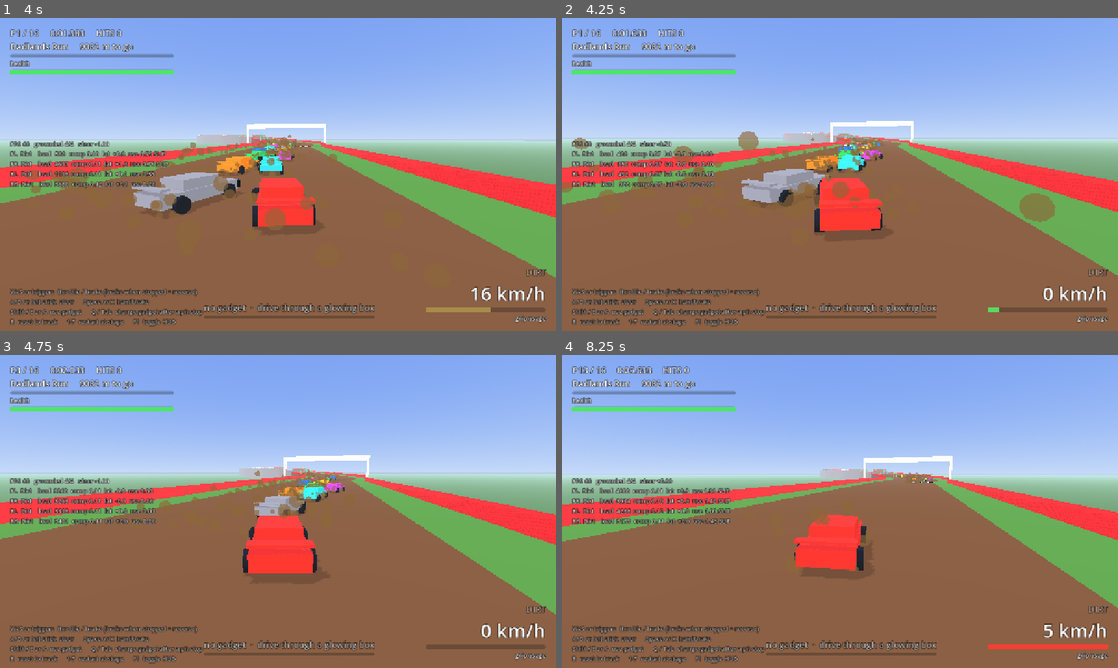
Above: before the commit, frames 1-4 (two rows, left to right).
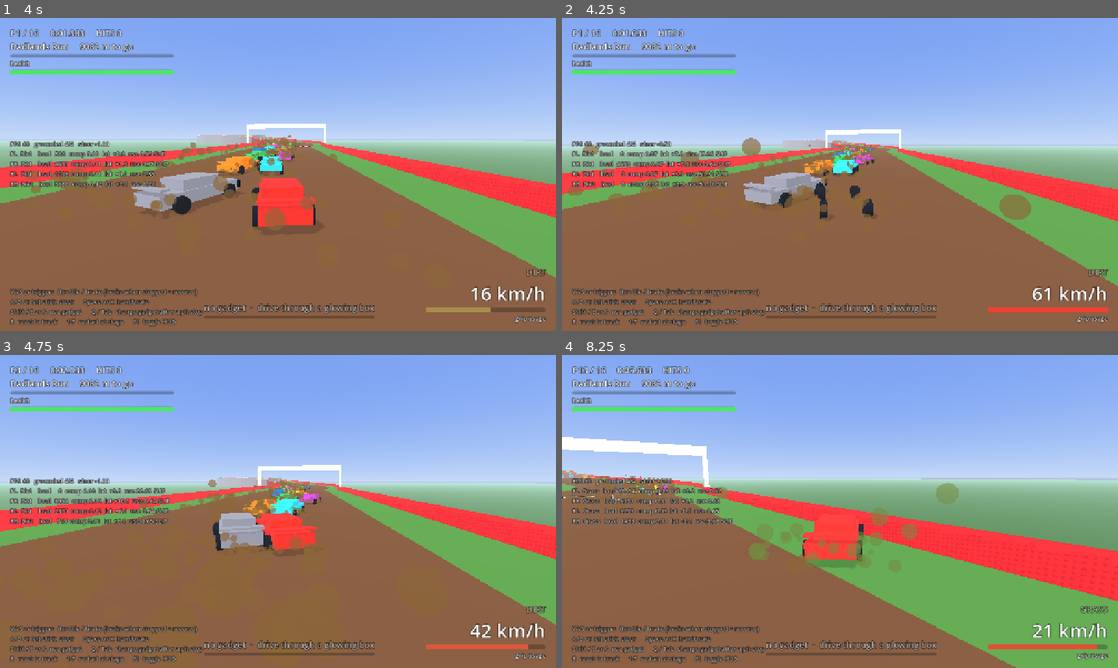
Above: after the commit, the same moments.

Repository: dylantoporek/the-crucible-race
Game: Godot game, scene res://scenes/main.tscn
Two runs of this game, one before a commit and one after it. Both use one fixed random seed, a clock stepped at 60 frames per second and the inputs below.
Inputs:
- Up to frame 1 (4 s): hold D (steer_right) 0.53-1.28 s; hold Tab (gadget_next) 0.53-1.28 s; hold S (brake) 1.28-2.03 s; tap Q (gadget_prev) at 1.35 s; hold D (steer_right) 2.03-2.78 s; hold Shift (use_gadget) 2.03-2.78 s; hold W (accelerate) 2.78-3.53 s; tap Tab (gadget_next) at 2.85 s; hold A (steer_left) from 3.53 s (still down); hold Q (gadget_prev) from 3.53 s (still down)
- Up to frame 2 (4.25 s): keep holding A (steer_left); keep holding Q (gadget_prev); tap R (reset) at 4.15 s
- Up to frame 3 (4.75 s): keep holding A (steer_left); release Q (gadget_prev) at 4.28 s; tap Shift (use_gadget) at 4.35 s
- Up to frame 4 (8.25 s): release A (steer_left) at 5.03 s; hold S (brake) 5.03-5.78 s; hold Tab (gadget_next) 5.03-5.78 s; hold D (steer_right) 5.78-6.53 s; tap Q (gadget_prev) at 5.85 s; hold W (accelerate) 6.53-7.28 s; hold Shift (use_gadget) 6.53-7.28 s; hold D (steer_right) 7.28-8.03 s; tap Tab (gadget_next) at 7.35 s; hold S (brake) from 8.03 s (still down); hold Q (gadget_prev) from 8.03 s (still down)

Frame 1 is identical in both runs. In frame 2, 14% of the frame differs, in the area x 0-100%, y 32-94%; in frame 3, 17%; in frame 4, 32%, in the area x 0-100%, y 26-100%.

Commit message:
Reset drops you back in the middle of the road, rolling and briefly safe
Reset put the car back wherever it happened to be across the road, so a
car wedged against a barrier was returned to the barrier, and it left it
stopped dead in the middle of a race with the pack arriving.

It now recovers to the centre line, pointing down the road, already
doing about 40 mph, with 2.5 s of immunity and a blink to show it. Where
the middle is blocked, in a hazard field or under a ruined hall's
colonnade, it takes the centre of the clear lane instead, and a car on
an alternative route recovers onto that route rather than the main road.

The AI's stuck-car watchdog recovers the same way, so an opponent that
resets is no longer a stationary obstacle for everyone behind it. A full
16-car race recovers nine cars this way and still finishes clean.

Reset during the countdown holds the car on the grid rather than
launching it through the field.

Co-Authored-By: Claude Opus 5 <noreply@anthropic.com>
Claude-Session: https://claude.ai/code/session_01QUP9UcYASvbeFEYPhEwjAT

Diff:
--- a/scripts/car/ai_driver.gd
+++ b/scripts/car/ai_driver.gd
@@ -183,7 +183,7 @@
 		_offtrack_time = 0.0
 	if _offtrack_time > 3.0 or _stuck_time > 7.0 or _stall_time > 9.0:
 		# Drop back on the road a little further up the course, clear of whatever caught us.
-		car.reset_to(track.snap_to_track(pos, 12.0))
+		car.respawn_at(track.recovery_transform(pos, 12.0))
 		track.invalidate_cursor(car)
 		reset_state()
 		resets += 1
--- a/scripts/car/raycast_car.gd
+++ b/scripts/car/raycast_car.gd
@@ -78,6 +78,7 @@
 var health := 100.0
 var pull_sign := 1.0             ## Which way a damaged car pulls: +1 right, -1 left
 var shielded := false            ## Immune, and throws anyone who touches us
+var invulnerable := 0.0          ## Seconds of damage immunity left after a reset
 var engine_multiplier := 1.0     ## Set by gadgets (boost)
 var speed_multiplier := 1.0
 var _paint_mat: ShaderMaterial
@@ -171,6 +172,10 @@
 		_air_stabilize(up)
 	_track_flip(delta, up)
 	_impact_cooldown = maxf(0.0, _impact_cooldown - delta)
+	if invulnerable > 0.0:
+		invulnerable = maxf(invulnerable - delta, 0.0)
+		# Blink while it lasts, so it is obvious the car cannot be hurt yet.
+		($Visual as Node3D).visible = invulnerable <= 0.0 or fmod(invulnerable, 0.24) > 0.12
 
 
 func _update_steering(delta: float, speed_abs: float) -> void:
@@ -473,7 +478,7 @@
 
 ## `side` is the local x of the contact: positive means the right flank took it.
 func take_damage(amount: float, side: float = 0.0) -> void:
-	if amount <= 0.0 or shielded:
+	if amount <= 0.0 or shielded or invulnerable > 0.0:
 		return
 	var was_alive := health > 0.0
 	health = maxf(health - amount, 0.0)
@@ -518,12 +523,31 @@
 
 
 ## Teleport to a transform with zero velocity (used for resets and grid placement).
+## About 40 mph. A reset that leaves you stopped in the middle of a race just hands the
+## pack a stationary target, so a recovered car rejoins already rolling.
+const RESET_SPEED := 17.9
+const RESET_INVULN := 2.5        ## Seconds of immunity after a reset
+
+## Put the car back on the road already moving, with a moment of immunity so it is not
+## wiped out again before it has had a chance to go anywhere.
+func respawn_at(t: Transform3D, launch_speed: float = RESET_SPEED, invuln: float = RESET_INVULN) -> void:
+	reset_to(t)
+	if not controls_locked:
+		linear_velocity = -t.basis.z * launch_speed
+		speed = launch_speed
+	invulnerable = maxf(invulnerable, invuln)
+	_impact_cooldown = maxf(_impact_cooldown, 0.25)
+	_update_damage_visuals()
+
+
 func reset_to(t: Transform3D) -> void:
 	global_transform = t
 	linear_velocity = Vector3.ZERO
 	angular_velocity = Vector3.ZERO
 	steer = 0.0
 	_flipped_time = 0.0
+	invulnerable = 0.0
+	($Visual as Node3D).visible = true
 	for w in wheels:
 		w.compression = 0.0
 
--- a/scripts/game/game.gd
+++ b/scripts/game/game.gd
@@ -250,7 +250,8 @@
 
 
 func _on_player_reset() -> void:
-	player.reset_to(track.snap_to_track(player.global_position))
+	player.respawn_at(track.recovery_transform(player.global_position))
+	track.invalidate_cursor(player)
 	track.invalidate_cursor(player)
 
 
--- a/scripts/track/sprint_track.gd
+++ b/scripts/track/sprint_track.gd
@@ -676,8 +676,30 @@
 	return null
 
 
-## Put a car back on the road near where it is now. `advance` moves it a little further up
-## the course so it does not land back against whatever stopped it.
+## Where to drop a car after a reset: the middle of the road, pointing down it, a little
+## further on so it does not land back against whatever stopped it. Where the middle is
+## blocked — a hazard field, or the colonnade down a ruined hall — it takes the centre of
+## the clear lane instead, and on an alternative route it uses that route's own middle.
+func recovery_transform(global_pos: Vector3, advance: float = 12.0) -> Transform3D:
+	var line := _line_near(global_pos)
+	if line != null:
+		var s := clampf(line.curve.get_closest_offset(to_local(global_pos)) + advance, 0.0, line.length)
+		var bf := _curve_frame(line.curve, s, line.length)
+		return Transform3D(Basis.looking_at(global_transform.basis * bf.tangent, Vector3.UP),
+				to_global(bf.pos + Vector3.UP * 1.4))
+	var off := clampf(offset_of(global_pos) + advance, 0.0, length)
+	var f := frame_at(off)
+	var lane := 0.0
+	var gate: Vector2 = hazard_gate(off, lateral_offset_at(global_pos, off))
+	if gate.y > 0.0:
+		lane = gate.x
+	return Transform3D(Basis.looking_at(global_transform.basis * f.tangent, Vector3.UP),
+			to_global(surface_point(off, lane) + Vector3.UP * 1.4))
+
+
+## Put a car back on the road near where it is now, keeping the side of the road it was on.
+## `advance` moves it a little further up the course so it does not land back against
+## whatever stopped it.
 func snap_to_track(global_pos: Vector3, advance: float = 0.0, line: RouteLine = null) -> Transform3D:
 	if line == null:
 		line = _line_near(global_pos)
--- a/tests/gadget_test.gd
+++ b/tests/gadget_test.gd
@@ -225,6 +225,38 @@
 			if t - _mark > 0.6:
 				var slot: GadgetSlot = player.gadget_slot
 				_check(slot.gadget != &"" and slot.in_pit(), "an empty-handed car is handed a gadget at the pit (%s)" % String(slot.gadget))
+				# Reset: back to the middle of the road, already rolling, briefly untouchable.
+				var o0: float = track.start_offset + 300.0
+				var kerb: Vector3 = track.surface_point(o0, track.width_at(o0) - 1.0) + Vector3.UP
+				player.reset_to(Transform3D(Basis(), track.to_global(kerb)))
+				track.invalidate_cursor(player)
+				_mark = t
+				step = 12
+		12:
+			if t - _mark > 0.3:
+				var was: float = track.distance_from_center_at(player.global_position, track.track_offset(player))
+				_check(was > 4.0, "car is stranded at the kerb before the reset (%.1f m off centre)" % was)
+				player.respawn_at(track.recovery_transform(player.global_position))
+				track.invalidate_cursor(player)
+				var off: float = track.track_offset(player)
+				var centred: float = track.distance_from_center_at(player.global_position, off)
+				_check(centred < 1.5, "reset puts the car in the middle of the road (%.1f m off centre)" % centred)
+				_check(absf(player.linear_velocity.length() - RaycastCar.RESET_SPEED) < 0.5,
+						"reset leaves it rolling at about 40 mph (%.0f km/h)" % (player.linear_velocity.length() * 3.6))
+				_check(player.linear_velocity.dot(-player.global_transform.basis.z) > 0.0, "...pointing down the road")
+				var hp: float = player.health
+				player.take_damage(25.0, 1.0)
+				_check(is_equal_approx(player.health, hp), "the pack cannot hurt it during the reset window")
+				_check(player.invulnerable > 0.0, "the window is counting down (%.1f s)" % player.invulnerable)
+				player.linear_velocity = Vector3.ZERO
+				_mark = t
+				step = 13
+		13:
+			if t - _mark > RaycastCar.RESET_INVULN + 0.3:
+				_check(player.invulnerable == 0.0, "the window closes on its own")
+				var hp2: float = player.health
+				player.take_damage(20.0, 1.0)
+				_check(player.health < hp2, "and the car can be hurt again afterwards")
 				print("RESULT: %s" % ("FAIL" if fails > 0 else "PASS"))
 				get_tree().quit(1 if fails > 0 else 0)
 				step = 99
Not shown, changed: README.md
